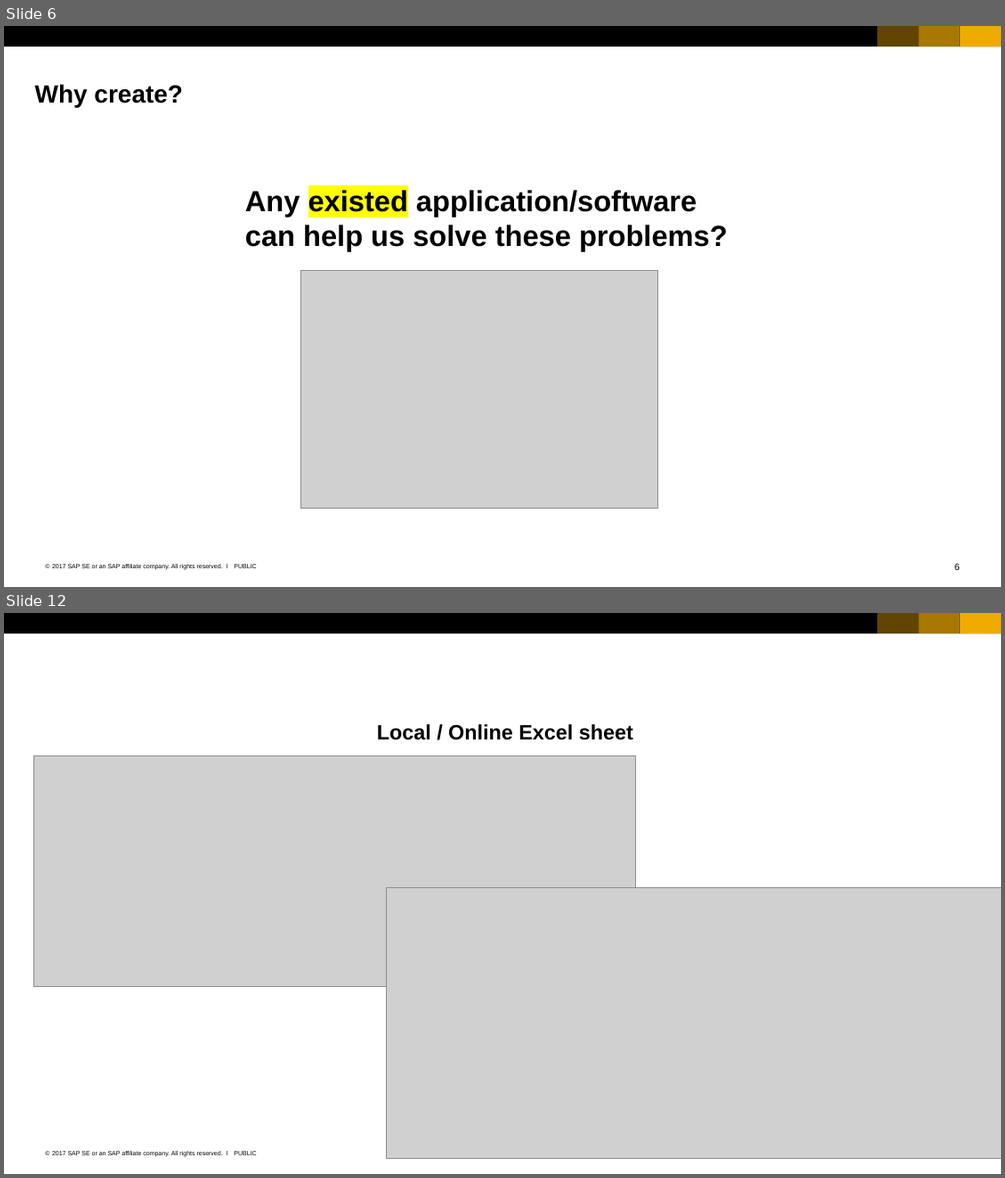
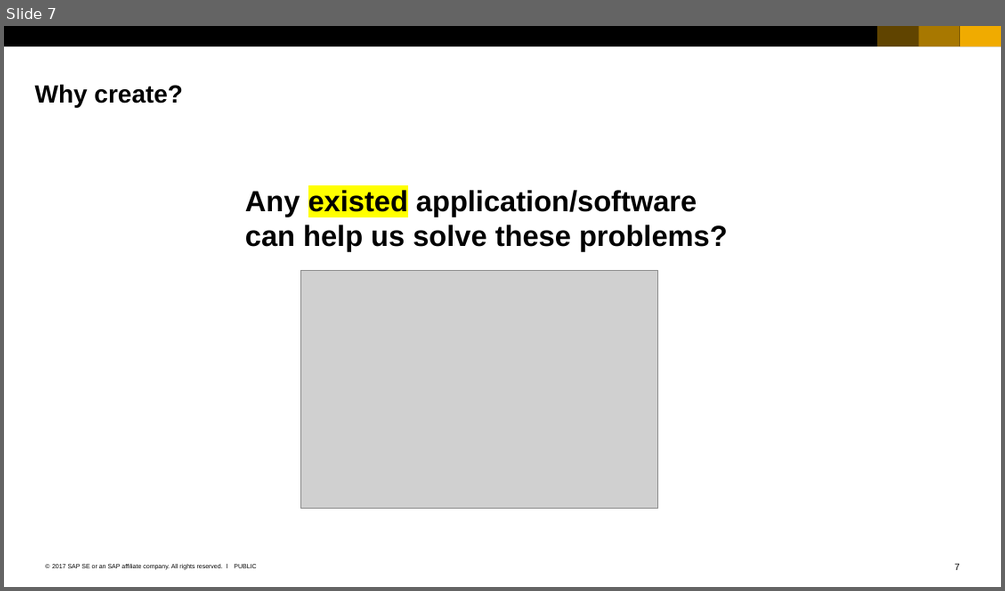
Before and after one commit to qianyilun/workload-calculator, a slide deck: SAP_2017_16x9_black_and_white.pptx. Shown one above the other, each under a label of ours: slides 6 and 12 before the commit, slide 7 after it; the slides between them are not shown. The pictures are 1005x1178 and 1005x591 pixels, drawn with LibreOffice and Linux fonts; fonts in the diff are those of the drawing; grey boxes stand for pictures. Boxes give left, top, right and bottom in pixels: in the first picture for what was removed or moved away, otherwise in the second. Text is boxed around its words. In the diff, an @@ line names an element or a change of style, - is before the commit and + after.

```diff
--- a/SAP_2017_16x9_black_and_white.pptx
+++ b/SAP_2017_16x9_black_and_white.pptx
@@ slide 12 removed at (4,613,1001,1174), background #FFFFFF; not listed: 7 template elements that a slide beside it also shows @@
@@ text removed at (377,724,633,740) @@
-Local / Online Excel sheet
@@ picture removed at (34,755,635,986) @@
@@ picture removed at (387,887,1001,1158) @@
@@ what was slide 6 is now slide 7 @@
@@ page number at (955,563,960,570): text changed @@
-6
+7
```
Also in this commit, not shown: 6 slides changed, 3 slides added, 16 other slides removed.
